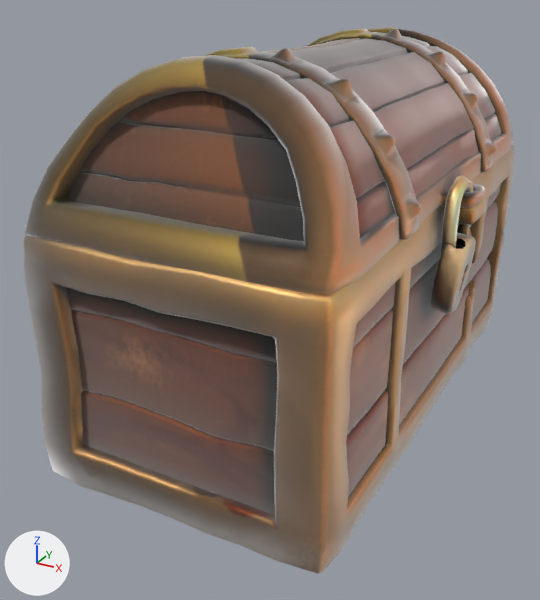
The glTF model public/models/chests/chest.glb, before and after one commit.
Both versions are drawn from a 50 mm lens placed at (0.53, -1.13, 0.724), pointed at (-0.043, -0.089, 0.203). The axes (+X, +Y, +Z) are drawn at lower left. The lights are the same throughout. The first picture is the older version. Where no turn or scale is listed for an object, it has been applied to the vertices. Vertices at exactly the same position are counted once.

Script lines for the objects in view, before the commit:
```python
ob_chest_base = bpy.data.objects.new('Chest_Base', me_chest_base)
ob_chest_base.location = (0.0, 0.0, 0.0)
ob_chest_lid = bpy.data.objects.new('Chest_Lid', me_chest_lid)
ob_chest_lid.location = (-0.225, 0.0, 0.395)
ob_wooden_treasure_chest_003 = bpy.data.objects.new('Wooden Treasure Chest.003', me_plane_003)
ob_wooden_treasure_chest_003.location = (0.26, -0.052, 0.301)
ob_wooden_treasure_chest_004 = bpy.data.objects.new('Wooden Treasure Chest.004', me_plane_004)
ob_wooden_treasure_chest_004.location = (0.254, -0.04, 0.376)
```
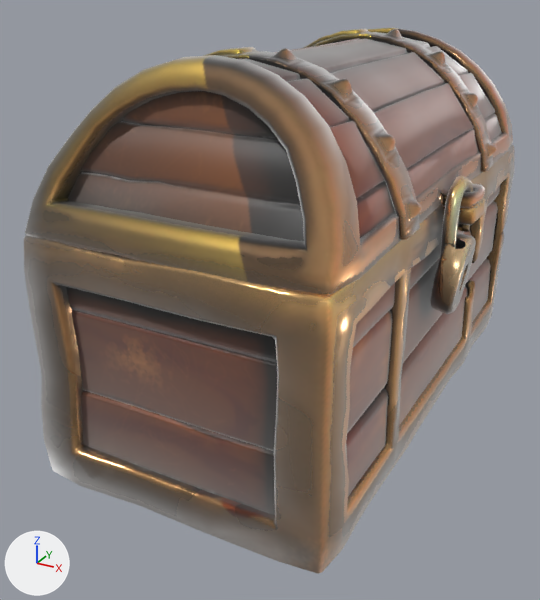
Diff of the bpy script that builds the scene:
```diff
--- a/public/models/chests/chest.glb.py
+++ b/public/models/chests/chest.glb.py
@@ img_chest_ao_chest_roughness_chest_metallic @@
+img_chest_ao_chest_roughness_chest_metallic = load_image('Chest_ao-Chest_roughness-Chest_metallic', '_unpacked/Chest_ao-Chest_roughness-Chest_metallic', 512, 512, 'Non-Color')
@@ mat_chest_bake @@
 n6 = _N.new('ShaderNodeTexImage'); n6.name = 'Image Texture.001'
-n6.image = img_chest_base_color_chest_roughness_chest_metallic
+n6.image = img_chest_ao_chest_roughness_chest_metallic
 n7 = _N.new('ShaderNodeNormalMap'); n7.name = 'Normal Map'
@@ me_chest_lid @@
 # used by ob_chest_lid; location = (-0.225, 0.0, 0.395)
-me_chest_lid.from_pydata(...)  # 3605 vertices, 6902 faces; spans x -0.025..0.504, y -0.453..0.452, z -0.008..0.236
+me_chest_lid.from_pydata(...)  # 2523 vertices, 4820 faces; spans x -0.009..0.504, y -0.453..0.452, z -0.008..0.236
+# me_chest_lid part 1: 1 vertex moved within x 0.265, y 0.344, z 0.147; 818 vertices removed from x -0.003..0.472, y -0.418..0.418, z -0.008..0.236
+# other edits to the shape of me_chest_lid do not show in these pictures
 me_chest_lid.materials.append(mat_chest_bake)
```

Pixel boxes [x1, y1, x2, y2] of what changed, in the pictures (540 x 600 px):
'Chest_Base', surface changed
    both: [24, 145, 514, 553]
'Chest_Lid', surface changed, reshaped
    both: [25, 28, 513, 297]
'Wooden Treasure Chest.004', surface changed
    both: [440, 175, 474, 257]
part 1 of me_chest_lid, cut back
    before: [68, 29, 501, 241]
